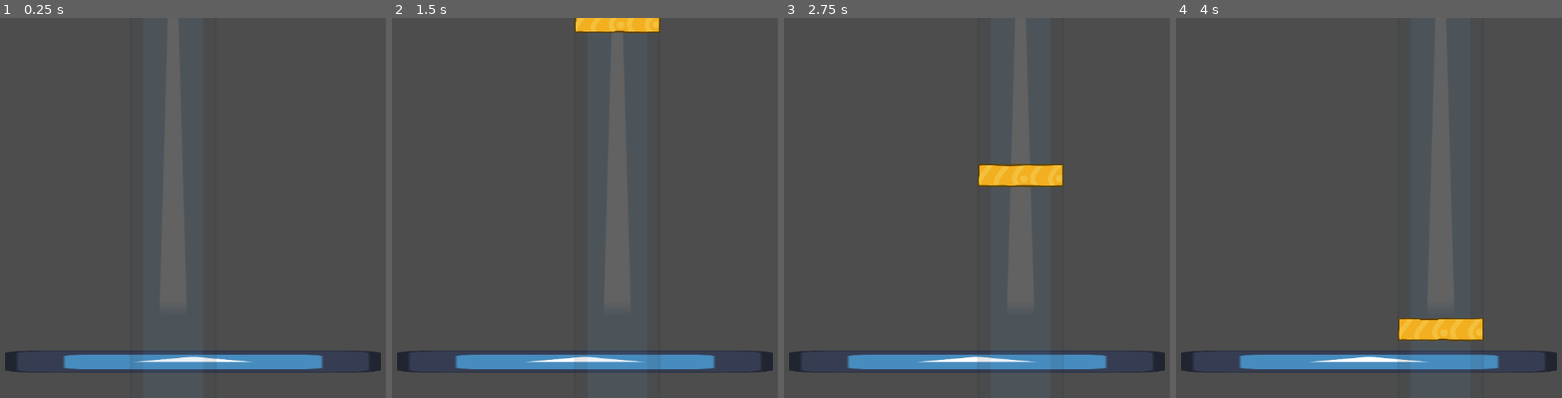
Above: before the commit, frames 1-4 (left to right).
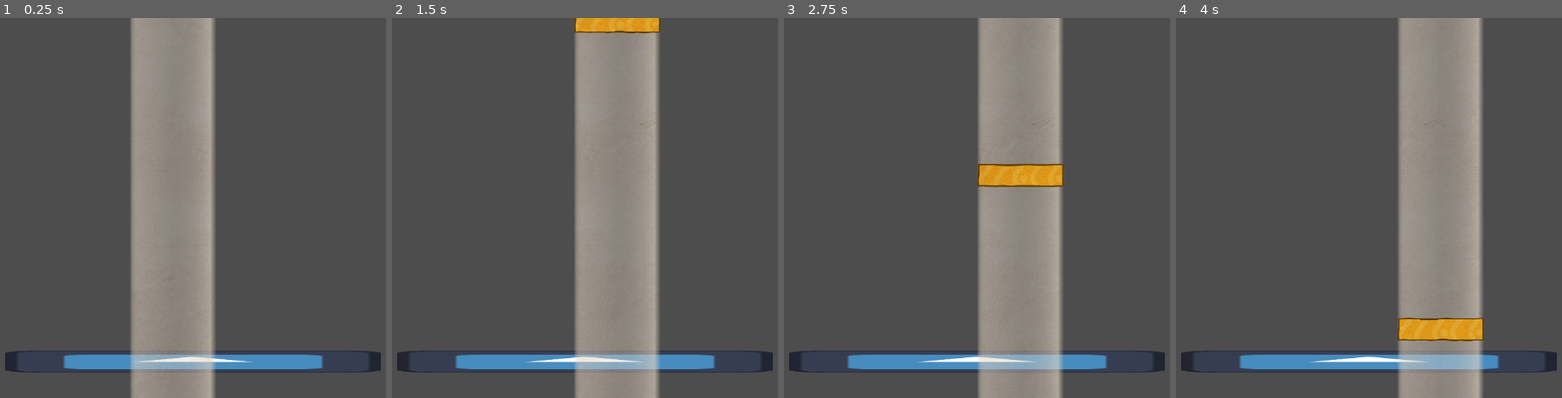
Above: after the commit, the same moments.

Repository: anfray-lapeyre/MADz-GameJam-04-2025
Game: Godot game, scene res://Scenes/Levels/map_game_level.tscn
Two runs of this game, one before a commit and one after it. Both use one fixed random seed, a clock stepped at 60 frames per second and the inputs below. The engine's default icon, where the game draws it, is replaced by a stand-in: a white triangle on a blue panel in a dark square.
Inputs:
- Up to frame 1 (0.25 s): no input
- Up to frame 2 (1.5 s): tap Enter at 0.5 s; hold D (move_right) 0.53-1.28 s; hold A (move_left) from 1.28 s (still down)
- Up to frame 3 (2.75 s): release A (move_left) at 2.03 s; hold D (move_right) from 2.03 s (still down)
- Up to frame 4 (4 s): release D (move_right) at 3.53 s; hold A (move_left) from 3.53 s (still down)

The runs differ from the first frame. In frame 1, 22% of the frame differs, in the area x 33-57%, y 0-100%; in frame 2, 21%; in frame 3, 21%; in frame 4, 21%.

Commit message:
Stylized experiences textures with a shader + beam | Reorganized folders to fit naming convention and structure

Diff:
--- a/the_souls_balance/Assets/Shader/sh_experience.tres
+++ b/the_souls_balance/Assets/Material/Shader/sh_master.tres
@@ -182,7 +182,6 @@
 
 }
 "
-graph_offset = Vector2(-220.513, -90.0916)
 mode = 1
 flags/light_only = false
 nodes/fragment/0/position = Vector2(2100, 160)
--- /dev/null
+++ b/the_souls_balance/Assets/Material/m_experience.tres
@@ -0,0 +1,6 @@
+[gd_resource type="ShaderMaterial" load_steps=2 format=3 uid="uid://bae4jrormu8v"]
+
+[ext_resource type="Shader" uid="uid://fasmiiqn230t" path="res://Assets/Material/Shader/sh_master.tres" id="1_d6jda"]
+
+[resource]
+shader = ExtResource("1_d6jda")
--- a/the_souls_balance/Scenes/Objects/Experiences/obj_experience.tscn
+++ b/the_souls_balance/Scenes/Objects/Experiences/obj_experience.tscn
@@ -1,7 +1,13 @@
-[gd_scene load_steps=3 format=3 uid="uid://csvwci44smh26"]
+[gd_scene load_steps=7 format=3 uid="uid://csvwci44smh26"]
 
 [ext_resource type="Texture2D" uid="uid://dp7igmvsk0mcr" path="res://Assets/2D/icon.svg" id="1_7giel"]
 [ext_resource type="Script" uid="uid://timyimdp8xdv" path="res://Scripts/NodeScripts/scr_obj_experience.gd" id="1_717cv"]
+[ext_resource type="Material" uid="uid://bae4jrormu8v" path="res://Assets/Material/m_experience.tres" id="2_p0tda"]
+[ext_resource type="Shader" uid="uid://fasmiiqn230t" path="res://Assets/Material/Shader/sh_master.tres" id="3_3ox72"]
+[ext_resource type="Texture2D" uid="uid://bdvf78gprw5ar" path="res://Assets/2D/t_highlight.png" id="4_p0tda"]
+
+[sub_resource type="ShaderMaterial" id="ShaderMaterial_3ox72"]
+shader = ExtResource("3_3ox72")
 
 [node name="obj_experience" type="RigidBody2D"]
 script = ExtResource("1_717cv")
@@ -9,6 +15,7 @@
 ex_move_repeat_delay = 0.05
 
 [node name="experience_sprite" type="Sprite2D" parent="."]
+material = ExtResource("2_p0tda")
 texture = ExtResource("1_7giel")
 
 [node name="experience_collider" type="CollisionPolygon2D" parent="."]
@@ -17,11 +24,11 @@
 polygon = PackedVector2Array(15.4921, 15.25, -15.4921, 15.25, -15.4921, -15.5, 15.4921, -15.5)
 
 [node name="light_beam" type="Sprite2D" parent="."]
-modulate = Color(1, 1, 1, 0.121)
 show_behind_parent = true
+material = SubResource("ShaderMaterial_3ox72")
 position = Vector2(-0.500005, -1)
-scale = Vector2(0.945312, 90.875)
-texture = ExtResource("1_7giel")
+scale = Vector2(0.251953, 90.875)
+texture = ExtResource("4_p0tda")
 
 [node name="detect_area" type="Area2D" parent="."]
 
--- a/the_souls_balance/Scenes/Objects/Experiences/obj_experience_T.tscn
+++ b/the_souls_balance/Scenes/Objects/Experiences/obj_experience_T.tscn
@@ -1,16 +1,11 @@
-[gd_scene load_steps=5 format=3 uid="uid://lm6bbsji7bgp"]
+[gd_scene load_steps=3 format=3 uid="uid://lm6bbsji7bgp"]
 
 [ext_resource type="PackedScene" uid="uid://csvwci44smh26" path="res://Scenes/Objects/Experiences/obj_experience.tscn" id="1_6cc8r"]
 [ext_resource type="Texture2D" uid="uid://5jk7qm3583q7" path="res://Assets/2D/Experiences/T_T_Anger.png" id="2_4vrwp"]
-[ext_resource type="Shader" uid="uid://fasmiiqn230t" path="res://Assets/Shader/sh_experience.tres" id="2_bixk5"]
-
-[sub_resource type="ShaderMaterial" id="ShaderMaterial_hai1y"]
-shader = ExtResource("2_bixk5")
 
 [node name="obj_experience" instance=ExtResource("1_6cc8r")]
 
 [node name="experience_sprite" parent="." index="0"]
-material = SubResource("ShaderMaterial_hai1y")
 position = Vector2(-4, 0)
 texture = ExtResource("2_4vrwp")
 
Binary file added: the_souls_balance/Assets/2D/t_highlight.png
Not shown, added: the_souls_balance/Assets/2D/t_highlight.png.import
Not shown: 3 places in the_souls_balance/Assets/Material/Shader/sh_master.tres that only renumber resources
